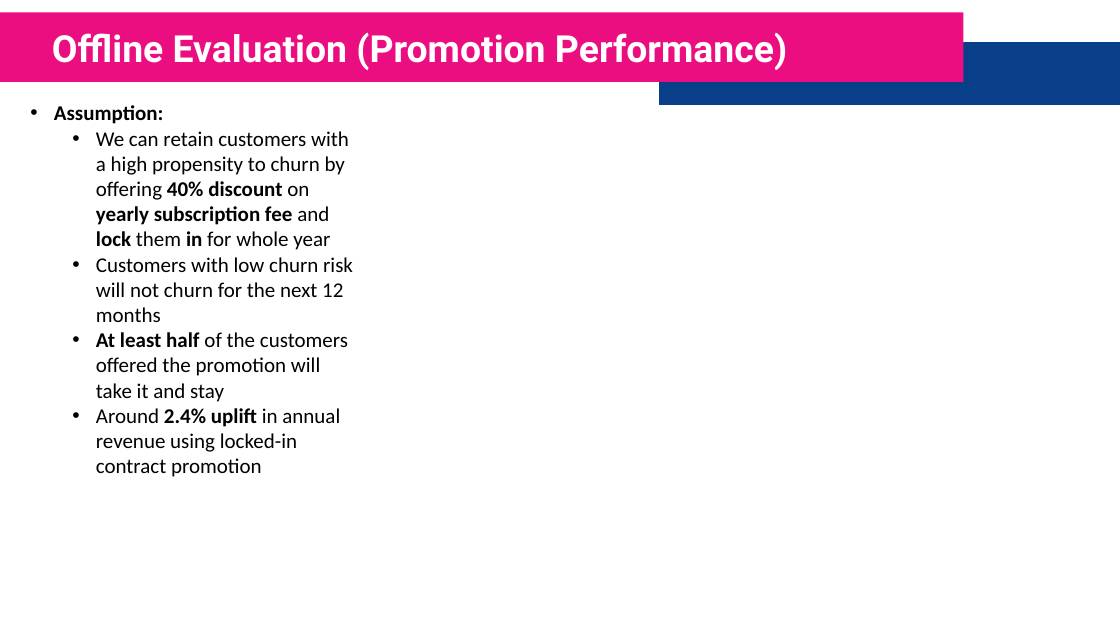
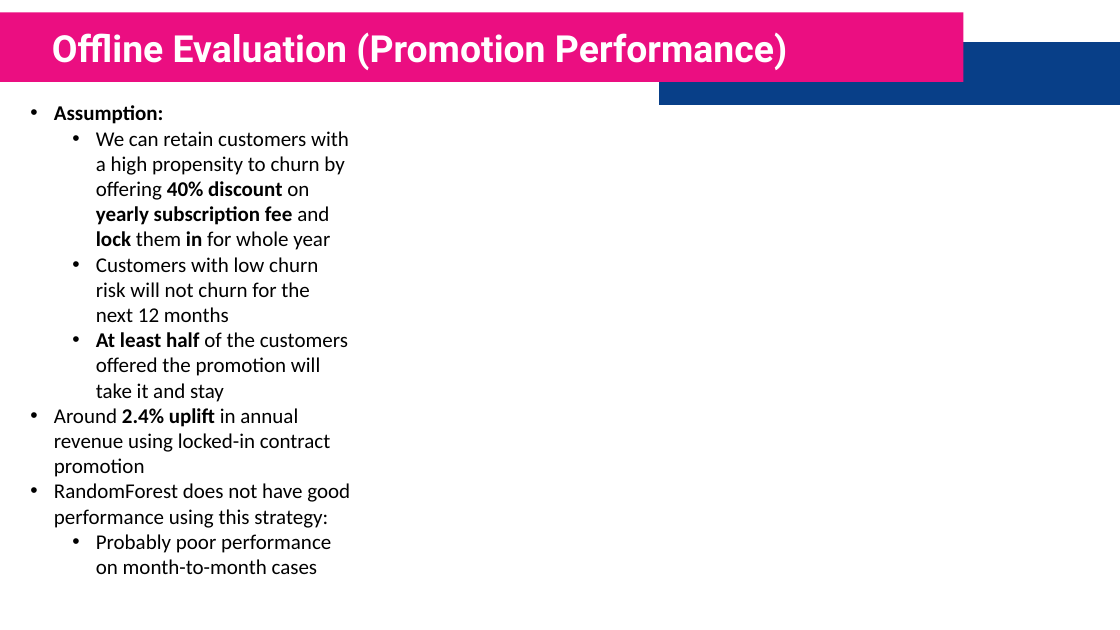
Before and after one commit to FarhadZafari/customer-churn-analysis, a slide deck: slide 12 of Presentation.pptx. Drawn at 1120x630 pixels with LibreOffice and Linux fonts; fonts in the diff are those of the drawing. Boxes give left, top, right and bottom in pixels: in the first picture for what was removed or moved away, otherwise in the second. Text is boxed around its words. In the diff, an @@ line names an element or a change of style, - is before the commit and + after.

Commit message:
Change in slides.

```diff
--- a/Presentation.pptx
+++ b/Presentation.pptx
@@ text at (54, 408, 330, 477): list level 2 to 1 in "Around 2.4% uplift in annual ..." @@
@@ text at (54, 483, 350, 574): paragraphs added @@
+• RandomForest does not have good performance using this strategy:
+  • Probably poor performance on month-to-month cases
```
Also in this commit, not shown: 1 other slide changed.
